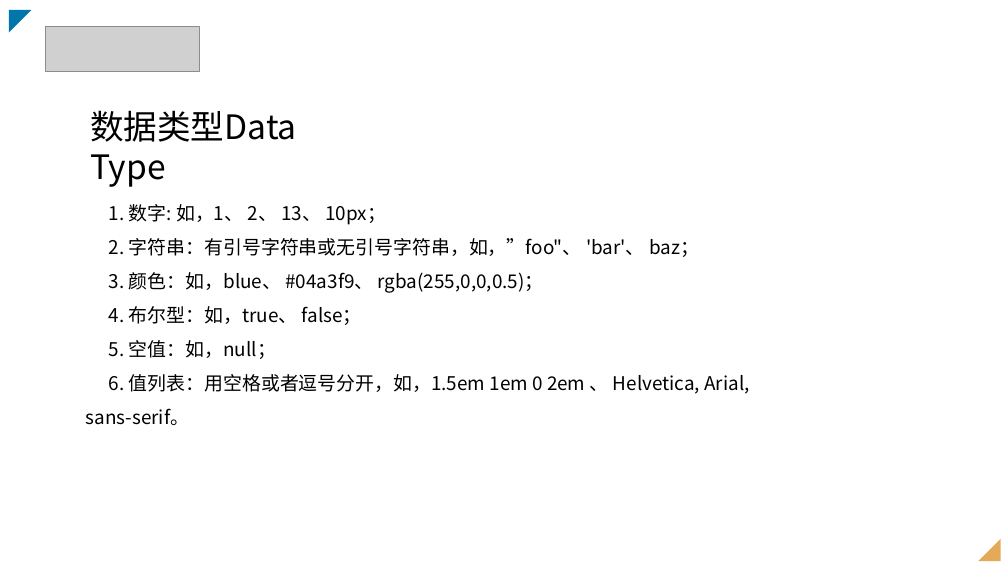
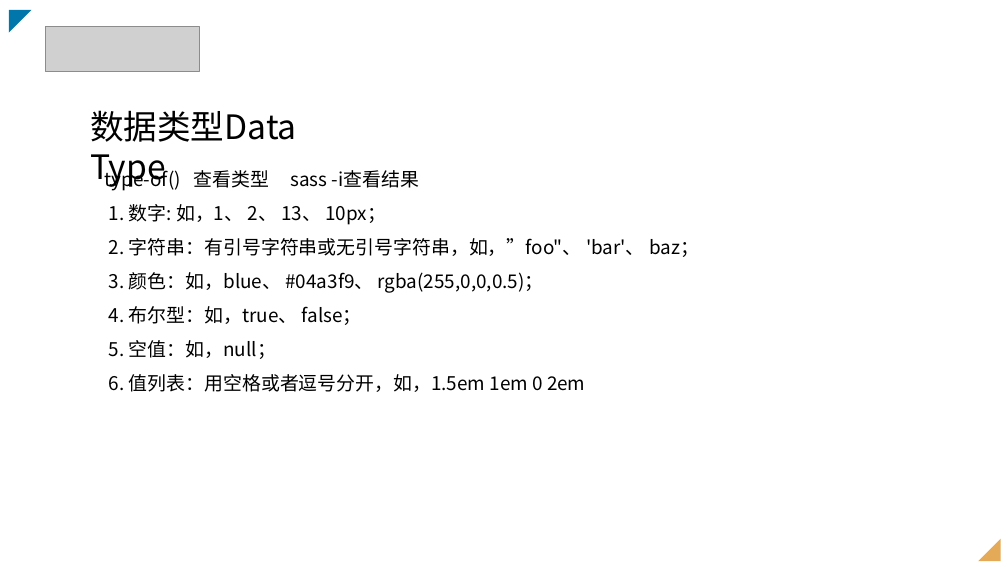
Before and after one commit to johnnysw/fellows9, a slide deck: slide 13 of sass/sass.pptx. Drawn at 1008x567 pixels with LibreOffice and Linux fonts; fonts in the diff are those of the drawing; grey boxes stand for pictures. Boxes give left, top, right and bottom in pixels: in the first picture for what was removed or moved away, otherwise in the second. Text is boxed around its words. In the diff, an @@ line names an element or a change of style, - is before the commit and + after.

Commit message:
sass

```diff
--- a/sass/sass.pptx
+++ b/sass/sass.pptx
@@ text at bbox=[105, 167, 419, 191]: paragraph added @@
+  type-of() 查看类型 sass -i查看结果
@@ text at bbox=[109, 374, 585, 392]: text changed @@
-  6. 值列表：用空格或者逗号分开，如，1.5em 1em 0 2em 、 Helvetica, Arial, sans-serif。
+  6. 值列表：用空格或者逗号分开，如，1.5em 1em 0 2em
```
